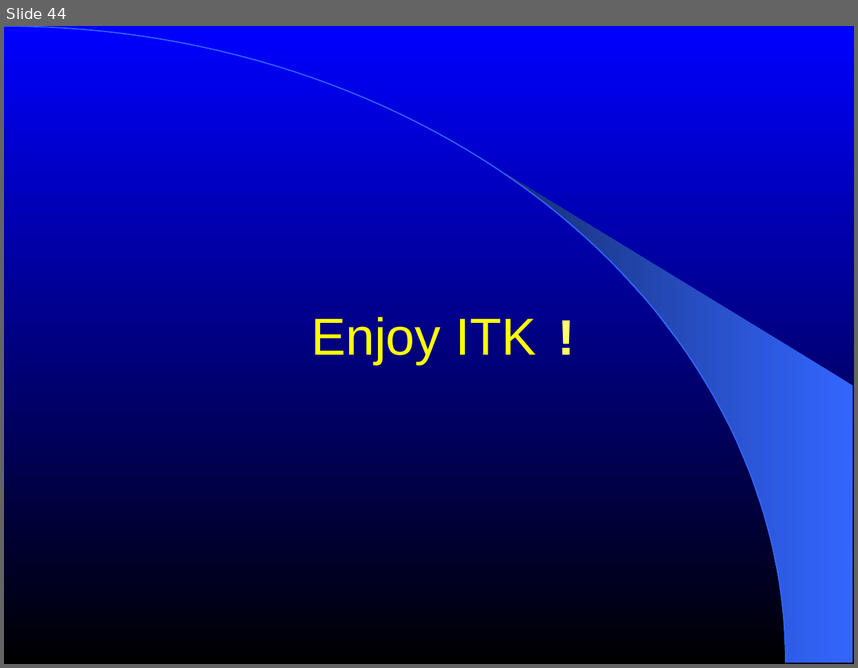
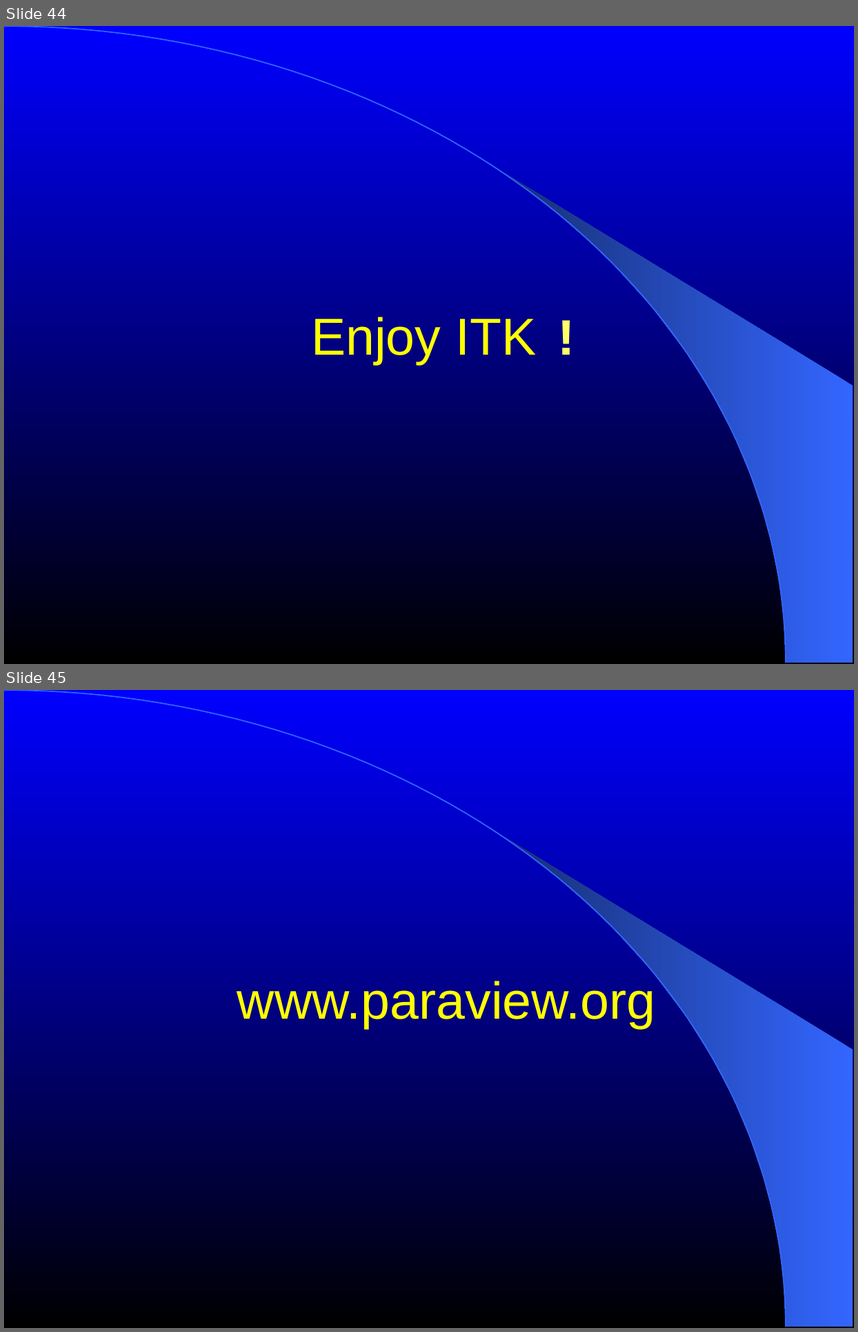
Before and after one commit to NA-MIC/NAMICSandBox, a slide deck: ITKAdvancedCourse/doc/presentations/Insight-Segmentation.ppt. Shown one above the other, each under a label of ours: slide 44 before the commit, slides 44 and 45 after it. The pictures are 858x668 and 858x1332 pixels, drawn with LibreOffice and Linux fonts; fonts in the diff are those of the drawing. Boxes give left, top, right and bottom in pixels: in the first picture for what was removed or moved away, otherwise in the second. Text is boxed around its words. In the diff, an @@ line names an element or a change of style, - is before the commit and + after.

```diff
--- a/ITKAdvancedCourse/doc/presentations/Insight-Segmentation.ppt
+++ b/ITKAdvancedCourse/doc/presentations/Insight-Segmentation.ppt
@@ slide 45 added at (4,690,854,1328), background gradient #0000FF to #000000; not listed: 2 template elements that a slide beside it also shows @@
@@ title added at (237,980,656,1029), 44 pt, text #FFFF00 @@
+www.paraview.org
```
Also in this commit, not shown: 1 slide changed, 2 other files.
